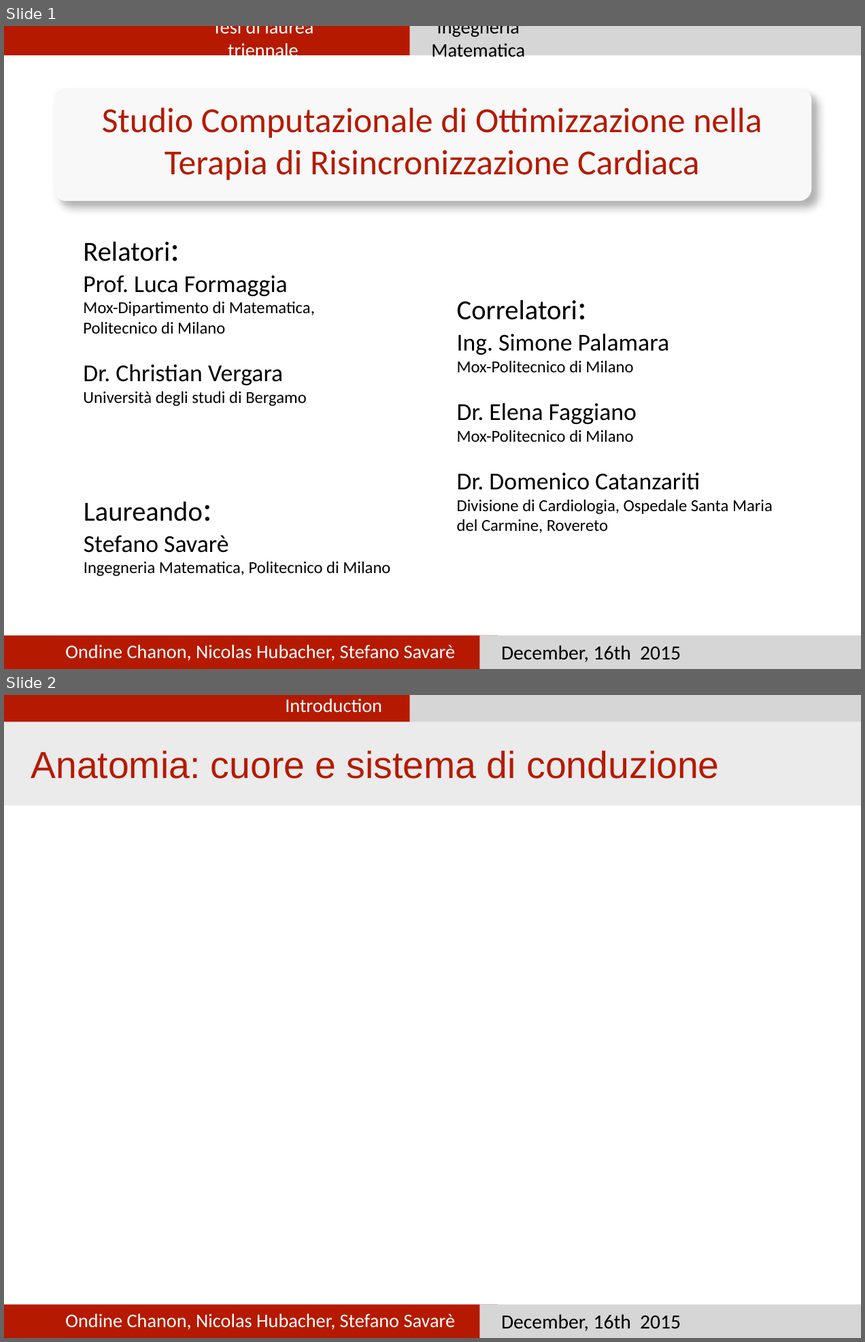
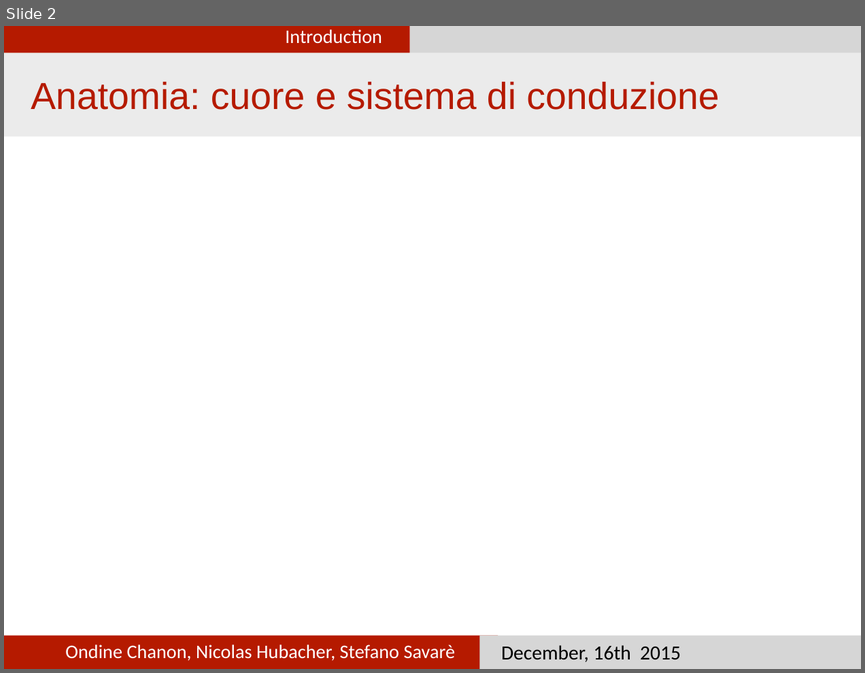
Before and after one commit to nhubi/disProject, a slide deck: Presentation/presentation.pptx. Shown one above the other, each under a label of ours: slides 1 and 2 before the commit, slide 2 after it. The pictures are 865x1342 and 865x673 pixels, drawn with LibreOffice and Linux fonts; fonts in the diff are those of the drawing. Boxes give left, top, right and bottom in pixels: in the first picture for what was removed or moved away, otherwise in the second. Text is boxed around its words. In the diff, an @@ line names an element or a change of style, - is before the commit and + after.

```diff
--- a/Presentation/presentation.pptx
+++ b/Presentation/presentation.pptx
@@ slide 1 removed at [4, 26, 861, 669], background #FFFFFF @@
@@ rectangle removed at [4, 26, 410, 55] @@
@@ text removed at [212, 26, 313, 62] @@
-Tesi di laurea triennale
@@ rectangle removed at [410, 26, 861, 55] @@
@@ text removed at [431, 26, 525, 62] @@
-Ingegneria Matematica
@@ rounded rectangle removed at [54, 88, 811, 201] @@
@@ text removed at [102, 108, 762, 180] @@
-Studio Computazionale di Ottimizzazione nella Terapia di Risincronizzazione Cardiaca
@@ text removed at [83, 241, 315, 406] @@
-Relatori:
-Prof. Luca Formaggia
-Mox-Dipartimento di Matematica,
-Politecnico di Milano
-Dr. Christian Vergara
-Università degli studi di Bergamo
@@ text removed at [457, 299, 772, 533] @@
-Correlatori:
-Ing. Simone Palamara
-Mox-Politecnico di Milano
-Dr. Elena Faggiano
-Mox-Politecnico di Milano
-Dr. Domenico Catanzariti
-Divisione di Cardiologia, Ospedale Santa Maria
-del Carmine, Rovereto
@@ text removed at [84, 501, 390, 576] @@
-Laureando:
-Stefano Savarè
-Ingegneria Matematica, Politecnico di Milano
@@ rectangle removed at [4, 635, 498, 669] @@
@@ rectangle removed at [479, 635, 861, 669] @@
@@ text removed at [65, 644, 456, 660] @@
-Ondine Chanon, Nicolas Hubacher, Stefano Savarè
@@ text removed at [501, 645, 681, 662] @@
-December, 16th 2015
```
Also in this commit, not shown: 1 slide added.
